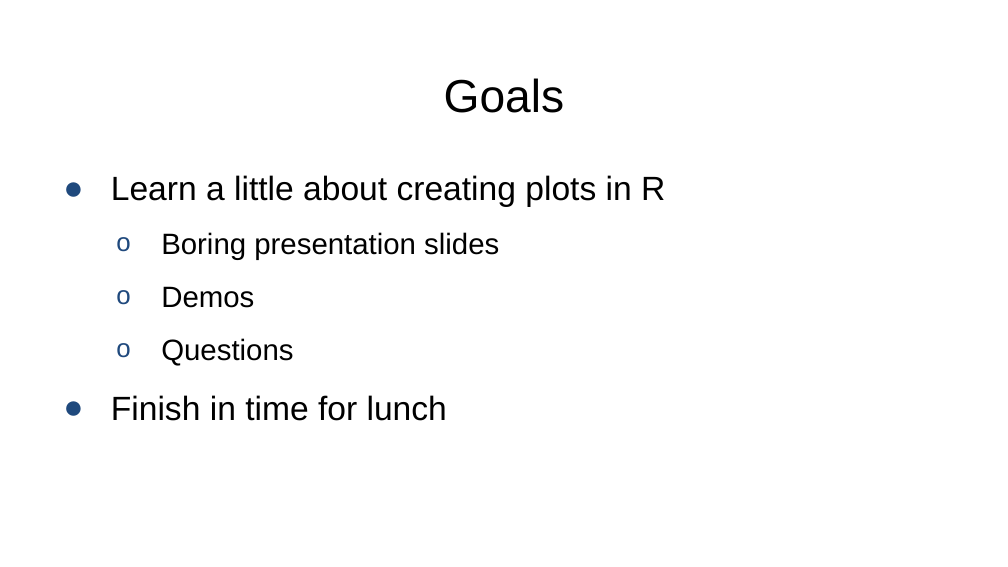
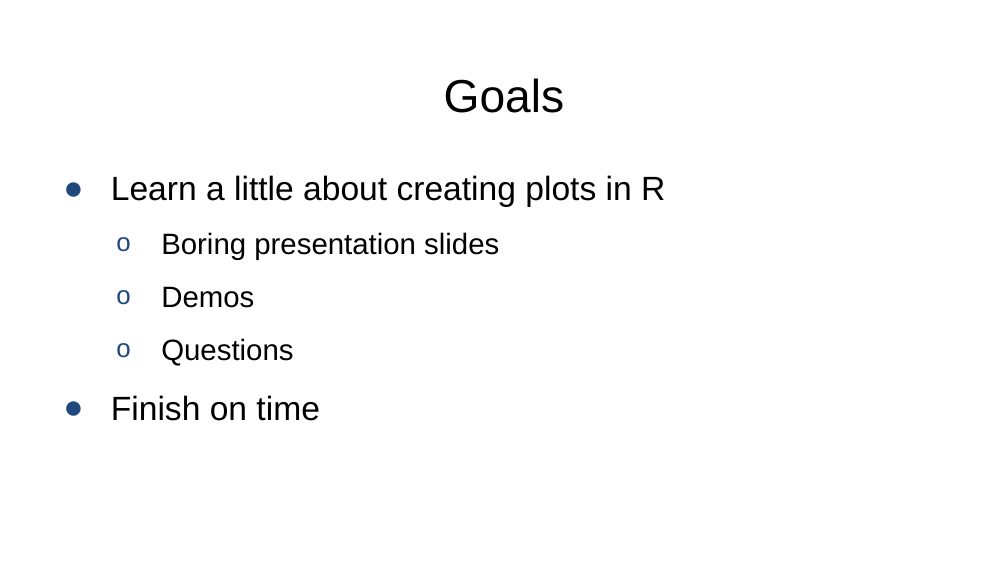
Before and after one commit to gwgarrison/rmoug_2015, a slide deck: slide 3 of garrison_presentation.pptx. Drawn at 1008x567 pixels with LibreOffice and Linux fonts; fonts in the diff are those of the drawing; background and template pictures are left out. Boxes give left, top, right and bottom in pixels: in the first picture for what was removed or moved away, otherwise in the second. Text is boxed around its words. In the diff, an @@ line names an element or a change of style, - is before the commit and + after.

```diff
--- a/garrison_presentation.pptx
+++ b/garrison_presentation.pptx
@@ text at bbox=[111, 395, 319, 421]: text changed @@
-● Finish in time for lunch
+● Finish on time
```
Also in this commit, not shown: 3 other slides changed, 1 slide removed, 9 other files.
